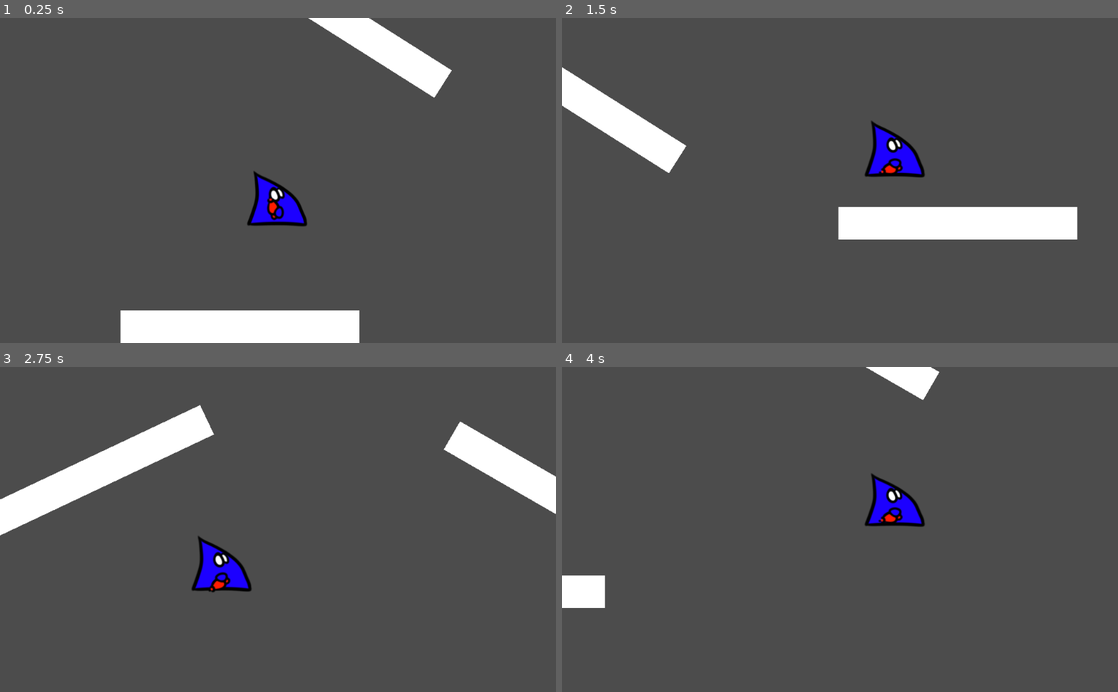
Above: before the commit, frames 1-4 (two rows, left to right).
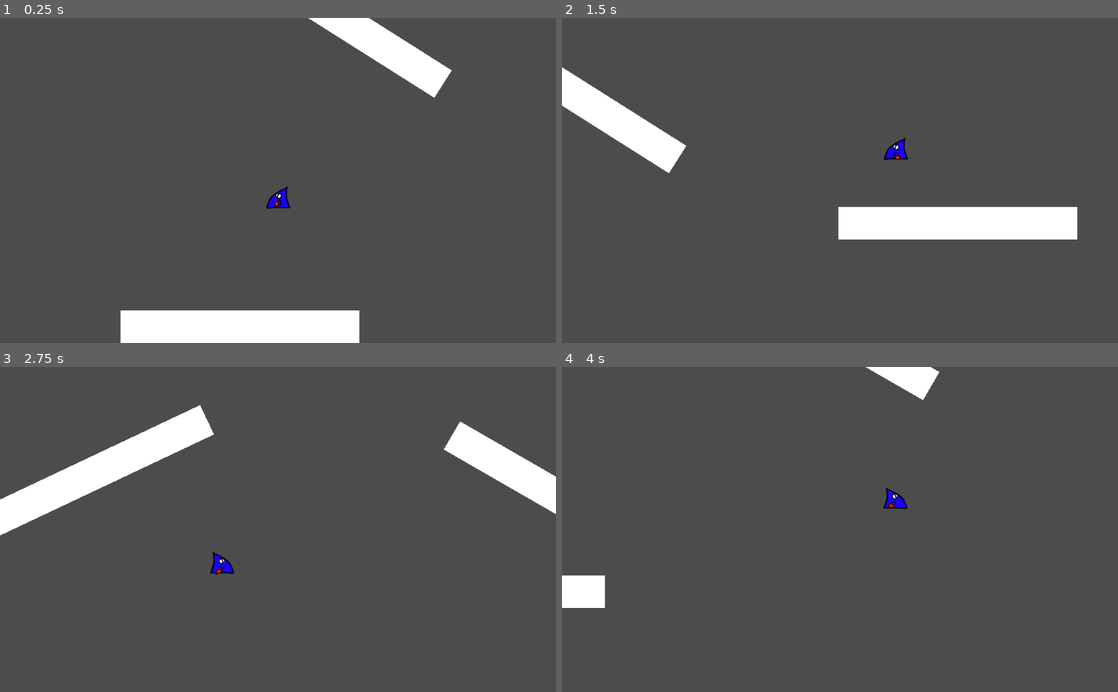
Above: after the commit, the same moments.

Repository: happeens/NAT
Game: Godot game, scene res://scenes/TestScene.tscn
Two runs of this game, one before a commit and one after it. Both use one fixed random seed, a clock stepped at 60 frames per second and the inputs below. The project has no main scene, so this scene is started directly.
Inputs (mouse positions are in pixels of both pictures, inside the frame that each line leads up to):
- Up to frame 1 (0.25 s): no input
- Up to frame 2 (1.5 s): move the mouse to (962, 164) at 0.52 s; hold D (right) from 0.53 s (still down); click (962, 164) at 0.67 s; tap Space (jump) at 0.77 s; move the mouse to (728, 196) at 1.27 s; click (728, 196) at 1.42 s
- Up to frame 3 (2.75 s): tap Space (jump) at 1.52 s; move the mouse to (333, 458) at 2.02 s; release D (right) at 2.03 s; hold A (left) from 2.03 s (still down); click (333, 458) at 2.17 s
- Up to frame 4 (4 s): move the mouse to (812, 594) at 2.77 s; release A (left) at 2.78 s; hold D (right) from 2.78 s (still down); click (812, 594) at 2.92 s; tap Space (jump) at 3.02, 3.77 s; move the mouse to (1006, 578) at 3.52 s; click (1006, 578) at 3.67 s

The runs differ from the first frame. In frame 1, 1.1% of the frame differs, in the area x 44-56%, y 47-65%; in frame 2, 1.1%, in the area x 54-66%, y 31-50%; in frame 3, 1.1%; in frame 4, 1.1%.

Commit message:
:sparkles: Add flipping when walking left

Diff:
--- a/scenes/natee.tscn
+++ b/scenes/natee.tscn
@@ -1,11 +1,12 @@
-[gd_scene load_steps=10 format=2]
-
-[ext_resource path="res://sprites/pistol dude/pistol_idle_body.png" type="Texture" id=1]
-[ext_resource path="res://sprites/pistol dude/pistol_idle_eyes_closed.png" type="Texture" id=2]
-[ext_resource path="res://sprites/pistol dude/pistol_idle_eyes_open.png" type="Texture" id=3]
-[ext_resource path="res://scripts/Rotator.gd" type="Script" id=4]
-[ext_resource path="res://sprites/pistol dude/pistol_idle_pistol.png" type="Texture" id=5]
-[ext_resource path="res://sprites/pistol dude/pistol_idle_hand.png" type="Texture" id=6]
+[gd_scene load_steps=11 format=2]
+
+[ext_resource path="res://scripts/player_flip.gd" type="Script" id=1]
+[ext_resource path="res://sprites/pistol dude/pistol_idle_body.png" type="Texture" id=2]
+[ext_resource path="res://sprites/pistol dude/pistol_idle_eyes_closed.png" type="Texture" id=3]
+[ext_resource path="res://sprites/pistol dude/pistol_idle_eyes_open.png" type="Texture" id=4]
+[ext_resource path="res://scripts/Rotator.gd" type="Script" id=5]
+[ext_resource path="res://sprites/pistol dude/pistol_idle_pistol.png" type="Texture" id=6]
+[ext_resource path="res://sprites/pistol dude/pistol_idle_hand.png" type="Texture" id=7]
 
 [sub_resource type="Animation" id=1]
 
@@ -43,7 +44,7 @@
 loop = true
 step = 0.1
 tracks/0/type = "value"
-tracks/0/path = NodePath("base/eyes/close:position")
+tracks/0/path = NodePath("base_idle_right/eyes/close:position")
 tracks/0/interp = 1
 tracks/0/loop_wrap = true
 tracks/0/imported = false
@@ -54,7 +55,7 @@
 "values": [ Vector2( 0, 0 ) ]
 }
 tracks/1/type = "value"
-tracks/1/path = NodePath("base/eyes/close:rotation_deg")
+tracks/1/path = NodePath("base_idle_right/eyes/close:rotation_deg")
 tracks/1/interp = 1
 tracks/1/loop_wrap = true
 tracks/1/imported = false
@@ -65,7 +66,7 @@
 "values": [ 0.0 ]
 }
 tracks/2/type = "value"
-tracks/2/path = NodePath("base/eyes/close:scale")
+tracks/2/path = NodePath("base_idle_right/eyes/close:scale")
 tracks/2/interp = 1
 tracks/2/loop_wrap = true
 tracks/2/imported = false
@@ -76,7 +77,7 @@
 "values": [ Vector2( 1, 1 ) ]
 }
 tracks/3/type = "value"
-tracks/3/path = NodePath("base/eyes/open:position")
+tracks/3/path = NodePath("base_idle_right/eyes/open:position")
 tracks/3/interp = 1
 tracks/3/loop_wrap = true
 tracks/3/imported = false
@@ -87,7 +88,7 @@
 "values": [ Vector2( 0, 0 ) ]
 }
 tracks/4/type = "value"
-tracks/4/path = NodePath("base/eyes/open:rotation_deg")
+tracks/4/path = NodePath("base_idle_right/eyes/open:rotation_deg")
 tracks/4/interp = 1
 tracks/4/loop_wrap = true
 tracks/4/imported = false
@@ -98,7 +99,7 @@
 "values": [ 0.0 ]
 }
 tracks/5/type = "value"
-tracks/5/path = NodePath("base/eyes/open:scale")
+tracks/5/path = NodePath("base_idle_right/eyes/open:scale")
 tracks/5/interp = 1
 tracks/5/loop_wrap = true
 tracks/5/imported = false
@@ -109,7 +110,7 @@
 "values": [ Vector2( 1, 1 ) ]
 }
 tracks/6/type = "value"
-tracks/6/path = NodePath("base/arm/hand:position")
+tracks/6/path = NodePath("base_idle_right/arm/hand:position")
 tracks/6/interp = 1
 tracks/6/loop_wrap = true
 tracks/6/imported = false
@@ -120,7 +121,7 @@
 "values": [ Vector2( 0, 0 ) ]
 }
 tracks/7/type = "value"
-tracks/7/path = NodePath("base/arm/hand:scale")
+tracks/7/path = NodePath("base_idle_right/arm/hand:scale")
 tracks/7/interp = 1
 tracks/7/loop_wrap = true
 tracks/7/imported = false
@@ -131,7 +132,7 @@
 "values": [ Vector2( 1, 1 ) ]
 }
 tracks/8/type = "value"
-tracks/8/path = NodePath("base/arm/pistol:position")
+tracks/8/path = NodePath("base_idle_right/arm/pistol:position")
 tracks/8/interp = 1
 tracks/8/loop_wrap = true
 tracks/8/imported = false
@@ -142,7 +143,7 @@
 "values": [ Vector2( 0, 0 ) ]
 }
 tracks/9/type = "value"
-tracks/9/path = NodePath("base/arm/pistol:rotation_deg")
+tracks/9/path = NodePath("base_idle_right/arm/pistol:rotation_deg")
 tracks/9/interp = 1
 tracks/9/loop_wrap = true
 tracks/9/imported = false
@@ -153,7 +154,7 @@
 "values": [ 0.0 ]
 }
 tracks/10/type = "value"
-tracks/10/path = NodePath("base/arm/pistol:scale")
+tracks/10/path = NodePath("base_idle_right/arm/pistol:scale")
 tracks/10/interp = 1
 tracks/10/loop_wrap = true
 tracks/10/imported = false
@@ -164,7 +165,7 @@
 "values": [ Vector2( 1, 1 ) ]
 }
 tracks/11/type = "value"
-tracks/11/path = NodePath("base/body:position")
+tracks/11/path = NodePath("base_idle_right/body:position")
 tracks/11/interp = 2
 tracks/11/loop_wrap = true
 tracks/11/imported = false
@@ -175,7 +176,7 @@
 "values": [ Vector2( 0, 0 ), Vector2( 0, 5.47179 ) ]
 }
 tracks/12/type = "value"
-tracks/12/path = NodePath("base/body:rotation_deg")
+tracks/12/path = NodePath("base_idle_right/body:rotation_deg")
 tracks/12/interp = 2
 tracks/12/loop_wrap = true
 tracks/12/imported = false
@@ -186,7 +187,7 @@
 "values": [ 0.0, 0.0 ]
 }
 tracks/13/type = "value"
-tracks/13/path = NodePath("base/body:scale")
+tracks/13/path = NodePath("base_idle_right/body:scale")
 tracks/13/interp = 2
 tracks/13/loop_wrap = true
 tracks/13/imported = false
@@ -197,7 +198,7 @@
 "values": [ Vector2( 1, 1 ), Vector2( 1, 0.914503 ) ]
 }
 tracks/14/type = "value"
-tracks/14/path = NodePath("base/body:z")
+tracks/14/path = NodePath("base_idle_right/body:z")
 tracks/14/interp = 1
 tracks/14/loop_wrap = true
 tracks/14/imported = false
@@ -208,7 +209,7 @@
 "values": [  ]
 }
 tracks/15/type = "value"
-tracks/15/path = NodePath("base/eyes:position")
+tracks/15/path = NodePath("base_idle_right/eyes:position")
 tracks/15/interp = 1
 tracks/15/loop_wrap = true
 tracks/15/imported = false
@@ -219,7 +220,7 @@
 "values": [ Vector2( 0, 0 ), Vector2( -0.598755, 4.19116 ) ]
 }
 tracks/16/type = "value"
-tracks/16/path = NodePath("base/eyes:rotation_deg")
+tracks/16/path = NodePath("base_idle_right/eyes:rotation_deg")
 tracks/16/interp = 1
 tracks/16/loop_wrap = true
 tracks/16/imported = false
@@ -230,7 +231,7 @@
 "values": [ 0.0, 0.0 ]
 }
 tracks/17/type = "value"
-tracks/17/path = NodePath("base/eyes:scale")
+tracks/17/path = NodePath("base_idle_right/eyes:scale")
 tracks/17/interp = 1
 tracks/17/loop_wrap = true
 tracks/17/imported = false
@@ -248,7 +249,7 @@
 loop = false
 step = 0.1
 tracks/0/type = "value"
-tracks/0/path = NodePath("base/eyes/close:position")
+tracks/0/path = NodePath("base_idle_right/eyes/close:position")
 tracks/0/interp = 1
 tracks/0/loop_wrap = true
 tracks/0/imported = false
@@ -259,7 +260,7 @@
 "values": [ Vector2( 0, 0 ) ]
 }
 tracks/1/type = "value"
-tracks/1/path = NodePath("base/eyes/close:rotation_deg")
+tracks/1/path = NodePath("base_idle_right/eyes/close:rotation_deg")
 tracks/1/interp = 1
 tracks/1/loop_wrap = true
 tracks/1/imported = false
@@ -270,7 +271,7 @@
 "values": [ 0.0 ]
 }
 tracks/2/type = "value"
-tracks/2/path = NodePath("base/eyes/close:scale")
+tracks/2/path = NodePath("base_idle_right/eyes/close:scale")
 tracks/2/interp = 1
 tracks/2/loop_wrap = true
 tracks/2/imported = false
@@ -281,7 +282,7 @@
 "values": [ Vector2( 1, 1 ) ]
 }
 tracks/3/type = "value"
-tracks/3/path = NodePath("base/eyes/open:position")
+tracks/3/path = NodePath("base_idle_right/eyes/open:position")
 tracks/3/interp = 1
 tracks/3/loop_wrap = true
 tracks/3/imported = false
@@ -292,7 +293,7 @@
 "values": [ Vector2( 0, 0 ) ]
 }
 tracks/4/type = "value"
-tracks/4/path = NodePath("base/eyes/open:rotation_deg")
+tracks/4/path = NodePath("base_idle_right/eyes/open:rotation_deg")
 tracks/4/interp = 1
 tracks/4/loop_wrap = true
 tracks/4/imported = false
@@ -303,7 +304,7 @@
 "values": [ 0.0 ]
 }
 tracks/5/type = "value"
-tracks/5/path = NodePath("base/eyes/open:scale")
+tracks/5/path = NodePath("base_idle_right/eyes/open:scale")
 tracks/5/interp = 1
 tracks/5/loop_wrap = true
 tracks/5/imported = false
@@ -314,7 +315,7 @@
 "values": [ Vector2( 1, 1 ) ]
 }
 tracks/6/type = "value"
-tracks/6/path = NodePath("base/arm/hand:position")
+tracks/6/path = NodePath("base_idle_right/arm/hand:position")
 tracks/6/interp = 1
 tracks/6/loop_wrap = true
 tracks/6/imported = false
@@ -325,7 +326,7 @@
 "values": [ Vector2( 0, 0 ) ]
 }
 tracks/7/type = "value"
-tracks/7/path = NodePath("base/arm/hand:rotation_deg")
+tracks/7/path = NodePath("base_idle_right/arm/hand:rotation_deg")
 tracks/7/interp = 1
 tracks/7/loop_wrap = true
 tracks/7/imported = false
@@ -336,7 +337,7 @@
 "values": [ 0.0 ]
 }
 tracks/8/type = "value"
-tracks/8/path = NodePath("base/arm/hand:scale")
+tracks/8/path = NodePath("base_idle_right/arm/hand:scale")
 tracks/8/interp = 1
 tracks/8/loop_wrap = true
 tracks/8/imported = false
@@ -347,7 +348,7 @@
 "values": [ Vector2( 1, 1 ) ]
 }
 tracks/9/type = "value"
-tracks/9/path = NodePath("base/arm/pistol:position")
+tracks/9/path = NodePath("base_idle_right/arm/pistol:position")
 tracks/9/interp = 1
 tracks/9/loop_wrap = true
 tracks/9/imported = false
@@ -358,7 +359,7 @@
 "values": [ Vector2( 0, 0 ) ]
 }
 tracks/10/type = "value"
-tracks/10/path = NodePath("base/arm/pistol:rotation_deg")
+tracks/10/path = NodePath("base_idle_right/arm/pistol:rotation_deg")
 tracks/10/interp = 1
 tracks/10/loop_wrap = true
 tracks/10/imported = false
@@ -369,7 +370,7 @@
 "values": [ 0.0 ]
 }
 tracks/11/type = "value"
-tracks/11/path = NodePath("base/arm/pistol:scale")
+tracks/11/path = NodePath("base_idle_right/arm/pistol:scale")
 tracks/11/interp = 1
 tracks/11/loop_wrap = true
 tracks/11/imported = false
@@ -380,7 +381,7 @@
 "values": [ Vector2( 1, 1 ) ]
 }
 tracks/12/type = "value"
-tracks/12/path = NodePath("base/body:position")
+tracks/12/path = NodePath("base_idle_right/body:position")
 tracks/12/interp = 1
 tracks/12/loop_wrap = true
 tracks/12/imported = false
@@ -391,7 +392,7 @@
 "values": [ Vector2( 0, 0 ) ]
 }
 tracks/13/type = "value"
-tracks/13/path = NodePath("base/body:rotation_deg")
+tracks/13/path = NodePath("base_idle_right/body:rotation_deg")
 tracks/13/interp = 1
 tracks/13/loop_wrap = true
 tracks/13/imported = false
@@ -402,7 +403,7 @@
 "values": [ 0.0 ]
 }
 tracks/14/type = "value"
-tracks/14/path = NodePath("base/body:scale")
+tracks/14/path = NodePath("base_idle_right/body:scale")
 tracks/14/interp = 1
 tracks/14/loop_wrap = true
 tracks/14/imported = false
@@ -413,7 +414,7 @@
 "values": [ Vector2( 1, 1 ) ]
 }
 tracks/15/type = "value"
-tracks/15/path = NodePath("base/eyes:position")
+tracks/15/path = NodePath("base_idle_right/eyes:position")
 tracks/15/interp = 1
 tracks/15/loop_wrap = true
 tracks/15/imported = false
@@ -424,7 +425,7 @@
 "values": [ Vector2( 0, 0 ) ]
 }
 tracks/16/type = "value"
-tracks/16/path = NodePath("base/eyes:rotation_deg")
+tracks/16/path = NodePath("base_idle_right/eyes:rotation_deg")
 tracks/16/interp = 1
 tracks/16/loop_wrap = true
 tracks/16/imported = false
@@ -435,7 +436,7 @@
 "values": [ 0.0 ]
 }
 tracks/17/type = "value"
-tracks/17/path = NodePath("base/eyes:scale")
+tracks/17/path = NodePath("base_idle_right/eyes:scale")
 tracks/17/interp = 1
 tracks/17/loop_wrap = true
 tracks/17/imported = false
@@ -449,28 +450,39 @@
 [node name="natee" type="Node2D"]
 
 position = Vector2( 174.73, 91.5463 )
-
-[node name="base" type="Node2D" parent="."]
-
-[node name="body" type="Sprite" parent="base"]
-
-texture = ExtResource( 1 )
-
-[node name="eyes" type="Node2D" parent="base"]
-
-[node name="close" type="Sprite" parent="base/eyes"]
+script = ExtResource( 1 )
+
+[node name="base_idle_right" type="Node2D" parent="."]
+
+scale = Vector2( 0.4, 0.4 )
+_sections_unfolded = [ "Transform", "Visibility", "Z" ]
+
+[node name="body" type="Sprite" parent="base_idle_right"]
+
+position = Vector2( 0, 1.28806 )
+scale = Vector2( 1, 0.979874 )
+texture = ExtResource( 2 )
+_sections_unfolded = [ "Animation", "Material", "Offset", "Region", "Transform", "Visibility", "Z" ]
+__meta__ = {
+"_edit_bone_": true
+}
+
+[node name="eyes" type="Node2D" parent="base_idle_right"]
+
+position = Vector2( -0.188717, 1.32098 )
+
+[node name="close" type="Sprite" parent="base_idle_right/eyes"]
 
 visible = false
-texture = ExtResource( 2 )
-
-[node name="open" type="Sprite" parent="base/eyes"]
-
 texture = ExtResource( 3 )
-__meta__ = {
-"_edit_lock_": true
-}
-
-[node name="AnimationPlayer" type="AnimationPlayer" parent="base/eyes"]
+_sections_unfolded = [ "Offset", "Transform", "Z" ]
+
+[node name="open" type="Sprite" parent="base_idle_right/eyes"]
+
+texture = ExtResource( 4 )
+_sections_unfolded = [ "Offset" ]
+
+[node name="AnimationPlayer" type="AnimationPlayer" parent="base_idle_right/eyes"]
 
 playback_process_mode = 1
 playback_default_blend_time = 0.0
@@ -481,22 +493,86 @@
 blend_times = [  ]
 autoplay = "blink"
 
-[node name="arm" type="Sprite" parent="base"]
-
-position = Vector2( 0, 30 )
-script = ExtResource( 4 )
-
-[node name="pistol" type="Sprite" parent="base/arm"]
-
-position = Vector2( -12.3235, 1.46901 )
-texture = ExtResource( 5 )
+[node name="arm" type="Sprite" parent="base_idle_right"]
+
+position = Vector2( -9.68275, 30.8802 )
+script = ExtResource( 5 )
+_sections_unfolded = [ "Transform" ]
+
+[node name="pistol" type="Sprite" parent="base_idle_right/arm"]
+
+texture = ExtResource( 6 )
 offset = Vector2( 12.3235, -31.469 )
 
-[node name="hand" type="Sprite" parent="base/arm"]
-
-position = Vector2( -12.7637, 1.46901 )
+[node name="hand" type="Sprite" parent="base_idle_right/arm"]
+
+texture = ExtResource( 7 )
+offset = Vector2( 11.8834, -31.469 )
+
+[node name="base_idle_left" type="Node2D" parent="."]
+
+scale = Vector2( 0.4, 0.4 )
+_sections_unfolded = [ "Transform", "Visibility", "Z" ]
+
+[node name="body" type="Sprite" parent="base_idle_left"]
+
+position = Vector2( 0, 1.28806 )
+scale = Vector2( 1, 0.979874 )
+texture = ExtResource( 2 )
+flip_h = true
+_sections_unfolded = [ "Animation", "Material", "Offset", "Region", "Transform", "Visibility", "Z" ]
+__meta__ = {
+"_edit_bone_": true
+}
+
+[node name="eyes" type="Node2D" parent="base_idle_left"]
+
+position = Vector2( -0.188717, 1.32098 )
+
+[node name="close" type="Sprite" parent="base_idle_left/eyes"]
+
+visible = false
+texture = ExtResource( 3 )
+flip_h = true
+_sections_unfolded = [ "Offset", "Transform", "Z" ]
+
+[node name="open" type="Sprite" parent="base_idle_left/eyes"]
+
+texture = ExtResource( 4 )
+flip_h = true
+_sections_unfolded = [ "Offset" ]
+
+[node name="AnimationPlayer" type="AnimationPlayer" parent="base_idle_left/eyes"]
+
+playback_process_mode = 1
+playback_default_blend_time = 0.0
+root_node = NodePath("..")
+anims/blink = SubResource( 1 )
+playback/active = true
+playback/speed = 1.0
+blend_times = [  ]
+autoplay = "blink"
+
+[node name="arm" type="Sprite" parent="base_idle_left"]
+
+position = Vector2( 6.83441, 30.647 )
+script = ExtResource( 5 )
+_sections_unfolded = [ "Offset", "Transform", "Visibility" ]
+
+[node name="pistol" type="Sprite" parent="base_idle_left/arm"]
+
+position = Vector2( -18.8069, -1.16608 )
 texture = ExtResource( 6 )
+offset = Vector2( 12.3235, -31.469 )
+flip_h = true
+_sections_unfolded = [ "Offset", "Transform" ]
+
+[node name="hand" type="Sprite" parent="base_idle_left/arm"]
+
+position = Vector2( -18.8069, -1.16608 )
+texture = ExtResource( 7 )
 offset = Vector2( 11.8834, -31.469 )
+flip_h = true
 
 [node name="AnimationPlayer" type="AnimationPlayer" parent="."]
 
--- a/scripts/Rotator.gd
+++ b/scripts/Rotator.gd
@@ -14,6 +14,7 @@
 func _process(delta):
 	look_at( get_viewport().get_mouse_position() )
 	rotate(+0.5)
+
 
 	var current_time = OS.get_unix_time()
 
--- /dev/null
+++ b/scripts/player_flip.gd
@@ -0,0 +1,25 @@
+extends Node2D
+
+# class member variables go here, for example:
+# var a = 2
+# var b = "textvar"
+
+func _ready():
+	# Called every time the node is added to the scene.
+	# Initialization here
+	pass
+
+func _process(delta):
+
+	var mousePosition = get_global_mouse_position()
+
+	var globalPos = get_global_position()
+
+	var lookingDirection = mousePosition - globalPos
+	var angle = lookingDirection.angle()
+	if(angle < - PI /2 || angle >  PI / 2):
+		get_node("./base_idle_right").hide()
+		get_node("./base_idle_left").show()
+	else:
+		get_node("./base_idle_right").show()
+		get_node("./base_idle_left").hide()
